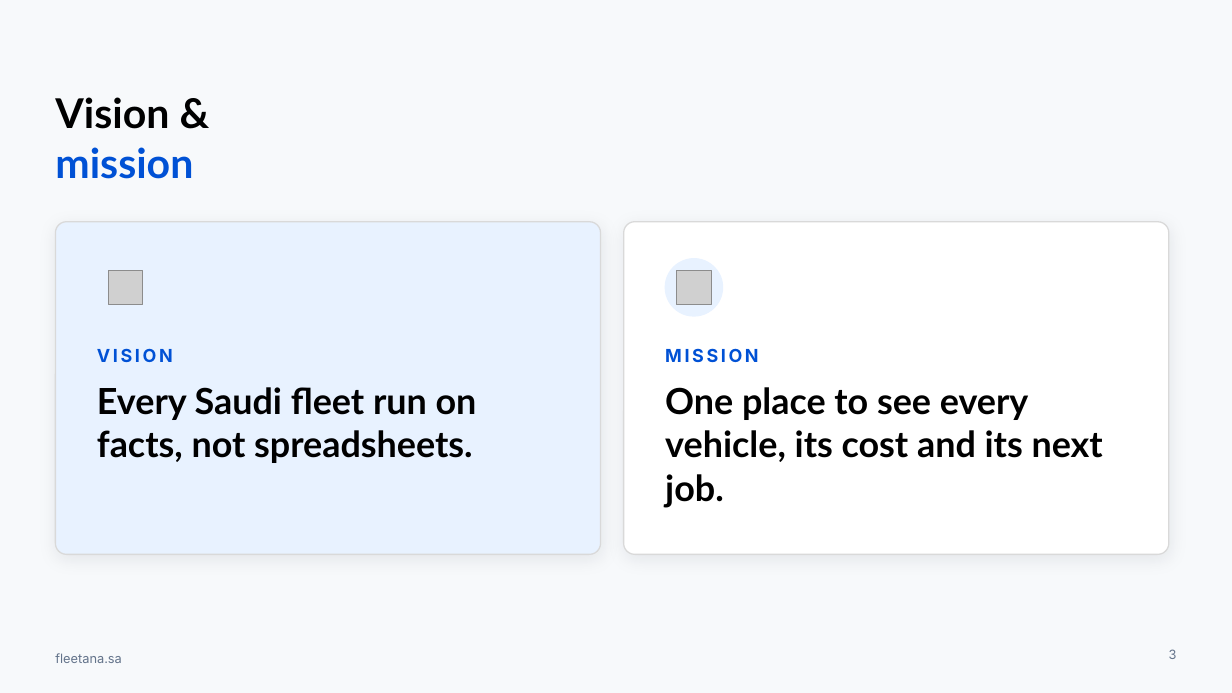
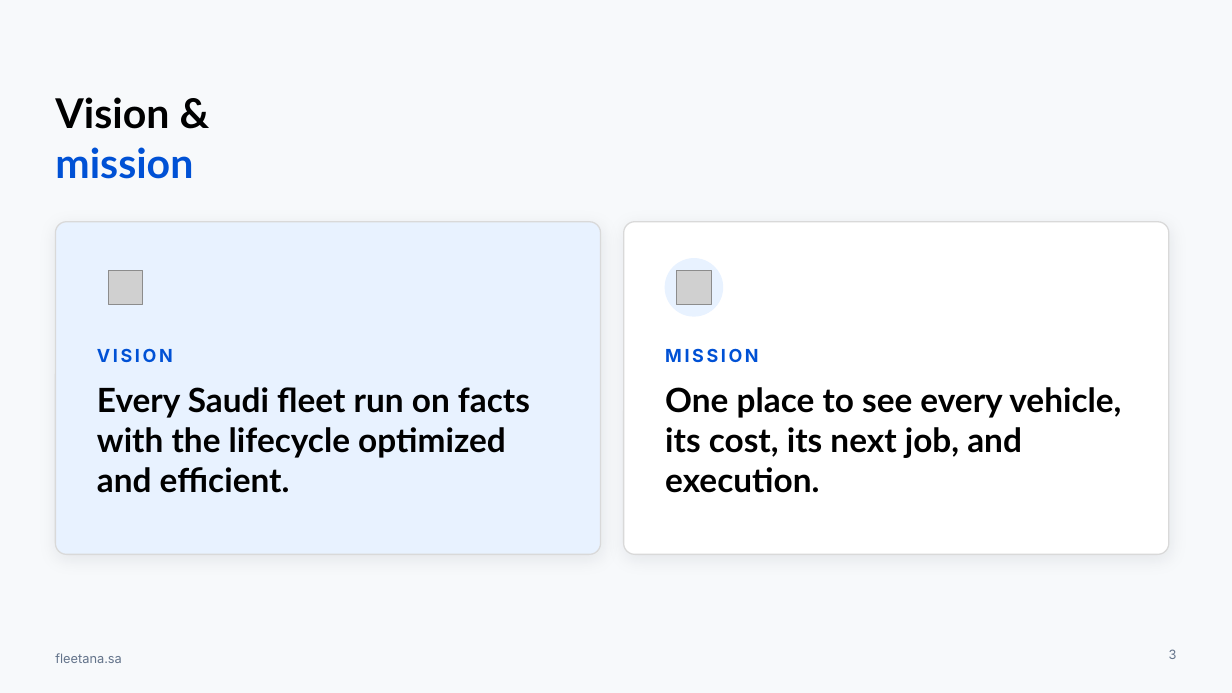
Before and after one commit to AbdallahDaban/Claude, a slide deck: slide 3 of fleetana-launch/brand/profile/Fleetana-Company-Profile-EN.pptx. Drawn at 1232x693 pixels with LibreOffice and Linux fonts; fonts in the diff are those of the drawing; grey boxes stand for pictures; background and template pictures are left out. Boxes give left, top, right and bottom in pixels: in the first picture for what was removed or moved away, otherwise in the second. Text is boxed around its words. In the diff, an @@ line names an element or a change of style, - is before the commit and + after.

```diff
--- a/fleetana-launch/brand/profile/Fleetana-Company-Profile-EN.pptx
+++ b/fleetana-launch/brand/profile/Fleetana-Company-Profile-EN.pptx
@@ text at (97, 387, 530, 493): text changed; size 28 to 26 pt @@
-Every Saudi fleet run on facts, not spreadsheets.
+Every Saudi fleet run on facts with the lifecycle optimized and efficient.
@@ text at (665, 387, 1121, 493): text changed; size 28 to 26 pt @@
-One place to see every vehicle, its cost and its next job.
+One place to see every vehicle, its cost, its next job, and execution.
```
Also in this commit, not shown: 9 other slides changed, 7 slides added, 6 slides removed, 4 other files.
